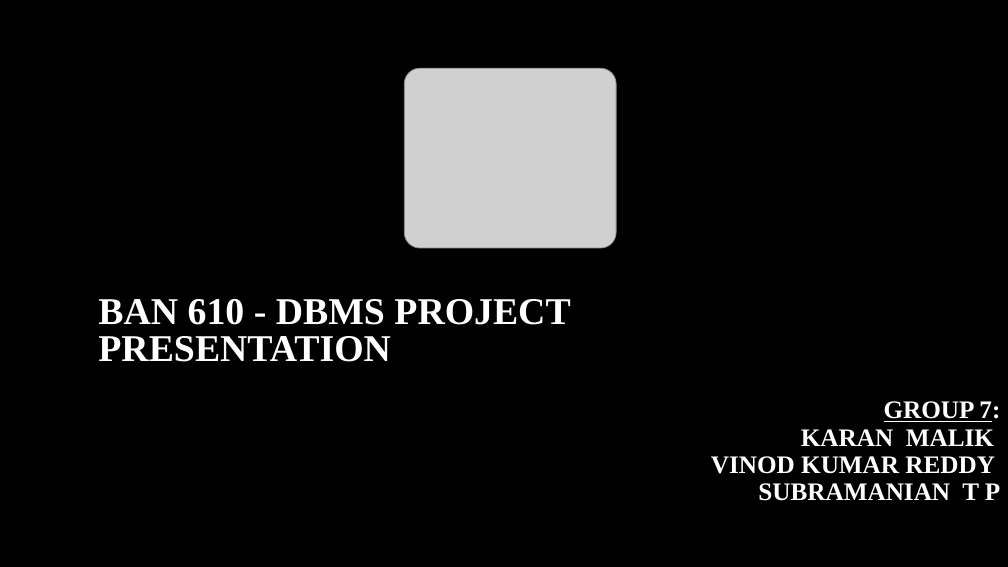
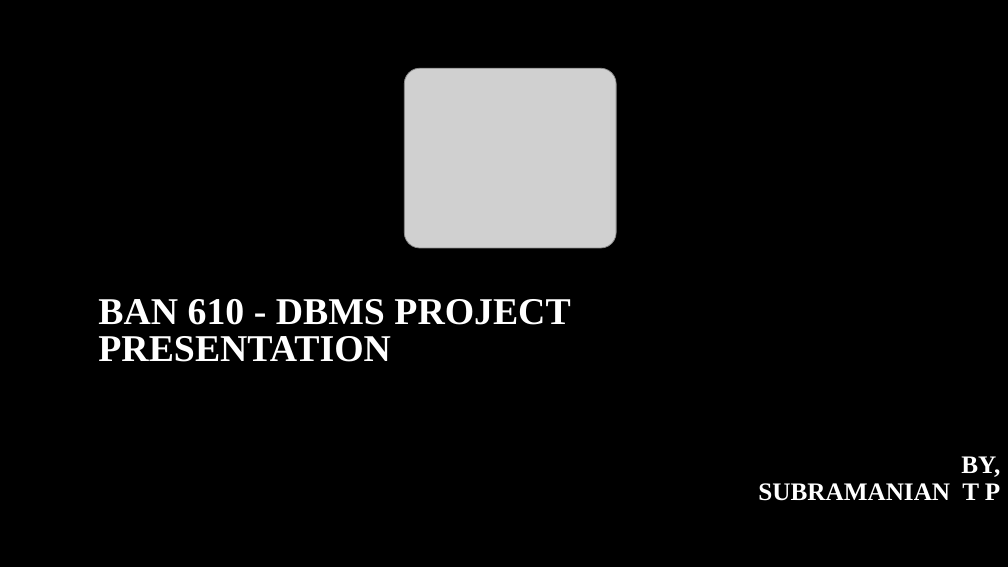
Before and after one commit to subramanian0718/Zomato_Database_Business_Model, a slide deck: slide 1 of Project Report_BAN 610_Group 7_Presentation.docx.pptx. Drawn at 1008x567 pixels with LibreOffice and Linux fonts; fonts in the diff are those of the drawing; grey boxes stand for pictures; background and template pictures are left out. Boxes give left, top, right and bottom in pixels: in the first picture for what was removed or moved away, otherwise in the second. Text is boxed around its words. In the diff, an @@ line names an element or a change of style, - is before the commit and + after.

Commit message:
Update PPT

```diff
--- a/Project Report_BAN 610_Group 7_Presentation.docx.pptx
+++ b/Project Report_BAN 610_Group 7_Presentation.docx.pptx
@@ title at [758, 456, 1000, 501]: text changed @@
-GROUP 7:
-KARAN MALIK
-VINOD KUMAR REDDY
-SUBRAMANIAN T P
+BY,
+SUBRAMANIAN T P
```
